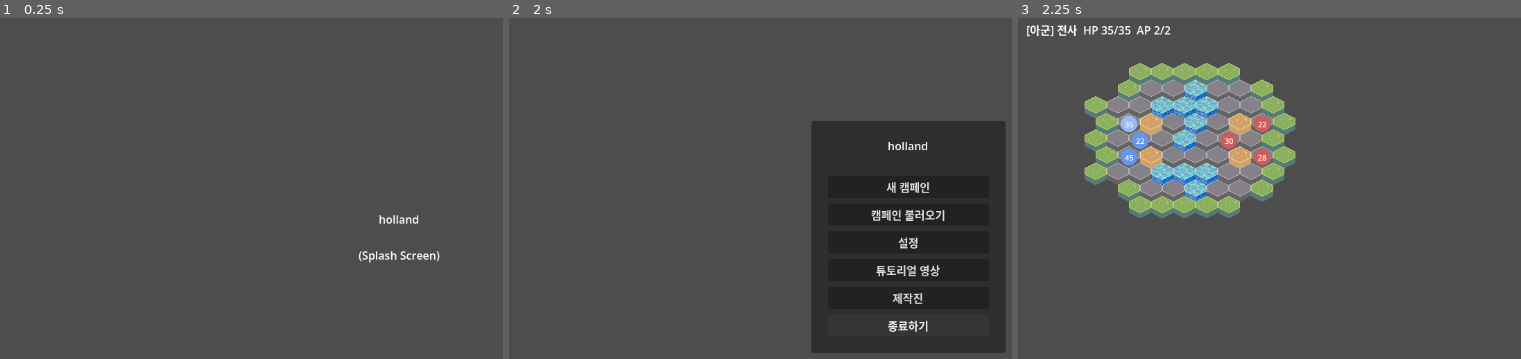
Above: before the commit, frames 1-3 (left to right).
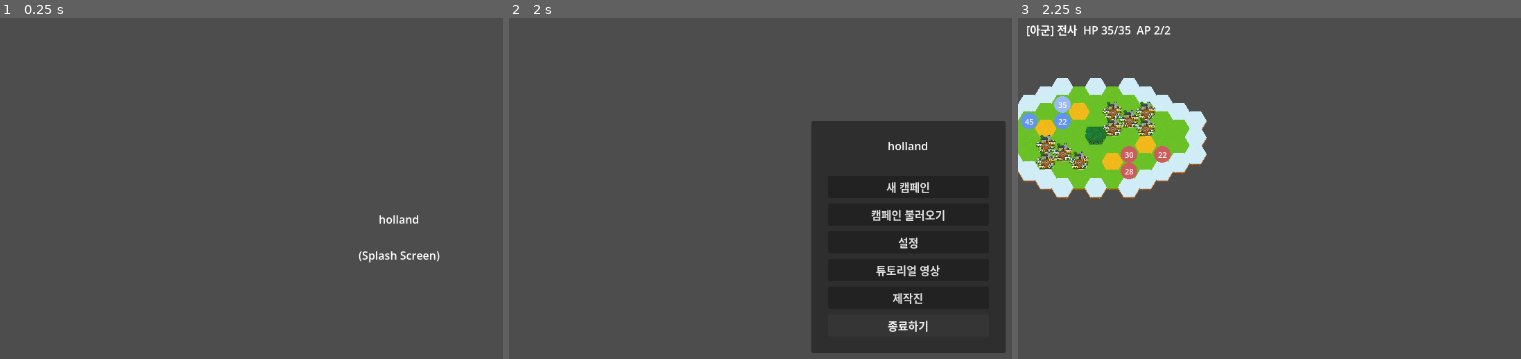
Above: after the commit, the same moments.

Repository: KwangSon/holland
Game: Godot game, scene res://src/main.tscn
The game is run twice, just before and just after one commit, with the same random seed, the same clock (stepped at 60 frames per second) and the same inputs.
Inputs (mouse positions are in pixels of both pictures, inside the frame that each line leads up to):
- Up to frame 1 (0.25 s): no input
- Up to frame 2 (2 s): tap Enter at 0.5 s; move the mouse to (outside the picture) at 0.52 s; hold Shift 0.53-1.25 s; click (outside the picture) at 0.67 s; tap Space at 1.25 s; drag from (750, 260) to (866, 328) at 1.27 s
- Up to frame 3 (2.25 s): click "새 캠페인" at 2 s

Frames 1-2 are identical in both runs. In frame 3, 19% of the frame differs, in the area x 0-56%, y 13-59%.

Commit message:
change tile

Diff:
--- /dev/null
+++ b/asset/hex_tile.tres
@@ -0,0 +1,64 @@
+[gd_resource type="TileSet" format=3 uid="uid://de51so76xgsuy"]
+
+[ext_resource type="Texture2D" uid="uid://caq51un5ge2km" path="res://asset/fantasyhextiles_v3.png" id="1_lgx7t"]
+
+[sub_resource type="TileSetAtlasSource" id="TileSetAtlasSource_1vo2x"]
+texture = ExtResource("1_lgx7t")
+margins = Vector2i(0, 16)
+separation = Vector2i(0, 16)
+texture_region_size = Vector2i(32, 32)
+0:0/0 = 0
+1:0/0 = 0
+2:0/0 = 0
+3:0/0 = 0
+4:0/0 = 0
+5:0/0 = 0
+6:0/0 = 0
+7:0/0 = 0
+0:1/0 = 0
+1:1/0 = 0
+2:1/0 = 0
+3:1/0 = 0
+4:1/0 = 0
+5:1/0 = 0
+6:1/0 = 0
+7:1/0 = 0
+0:2/0 = 0
+1:2/0 = 0
+2:2/0 = 0
+3:2/0 = 0
+4:2/0 = 0
+5:2/0 = 0
+6:2/0 = 0
+7:2/0 = 0
+0:3/0 = 0
+1:3/0 = 0
+2:3/0 = 0
+3:3/0 = 0
+4:3/0 = 0
+5:3/0 = 0
+6:3/0 = 0
+7:3/0 = 0
+0:4/0 = 0
+1:4/0 = 0
+2:4/0 = 0
+3:4/0 = 0
+4:4/0 = 0
+5:4/0 = 0
+6:4/0 = 0
+7:4/0 = 0
+0:5/0 = 0
+1:5/0 = 0
+2:5/0 = 0
+3:5/0 = 0
+4:5/0 = 0
+5:5/0 = 0
+6:5/0 = 0
+7:5/0 = 0
+
+[resource]
+tile_shape = 3
+tile_layout = 5
+tile_offset_axis = 1
+tile_size = Vector2i(32, 24)
+sources/0 = SubResource("TileSetAtlasSource_1vo2x")
--- a/src/combat/combat_board.gd
+++ b/src/combat/combat_board.gd
@@ -23,27 +23,28 @@
 	return _valid.has(cell) and not occupied.has(cell)
 
 
-## Returns all valid neighboring cells using odd-r offset coordinates
-## (pointy-top hexagons, odd rows shifted right — matches Godot's default hex TileMapLayer).
+## Returns all valid neighboring cells using odd-q offset coordinates
+## (flat-top hexagons, odd columns shifted down — matches Godot's hex TileMapLayer
+## with TILE_OFFSET_AXIS_VERTICAL / TILE_LAYOUT_DIAMOND_DOWN).
 func get_neighbors(cell: Vector2i) -> Array[Vector2i]:
 	var offsets: Array[Vector2i]
-	if cell.y % 2 == 0:
+	if cell.x % 2 == 0:
 		offsets = [
+			Vector2i(0, -1),
+			Vector2i(1, -1),
+			Vector2i(1, 0),
+			Vector2i(0, 1),
+			Vector2i(-1, 0),
 			Vector2i(-1, -1),
-			Vector2i(0, -1),
-			Vector2i(-1, 0),
-			Vector2i(1, 0),
-			Vector2i(-1, 1),
-			Vector2i(0, 1),
 		]
 	else:
 		offsets = [
 			Vector2i(0, -1),
-			Vector2i(1, -1),
+			Vector2i(1, 0),
+			Vector2i(1, 1),
+			Vector2i(0, 1),
+			Vector2i(-1, 1),
 			Vector2i(-1, 0),
-			Vector2i(1, 0),
-			Vector2i(0, 1),
-			Vector2i(1, 1),
 		]
 	var result: Array[Vector2i] = []
 	for offset: Vector2i in offsets:
@@ -94,9 +95,9 @@
 	occupied.erase(cell)
 
 
-## odd-r offset → cube coordinates. Required for correct hex_distance.
+## odd-q offset → cube coordinates. Required for correct hex_distance.
 func _to_cube(cell: Vector2i) -> Vector3i:
-	var offset: int = (cell.y - (cell.y & 1)) >> 1
-	var q: int = cell.x - offset
-	var r: int = cell.y
+	var offset: int = (cell.x - (cell.x & 1)) >> 1
+	var q: int = cell.x
+	var r: int = cell.y - offset
 	return Vector3i(q, r, -q - r)
--- a/src/screen/combat_screen.gd
+++ b/src/screen/combat_screen.gd
@@ -2,11 +2,11 @@
 
 enum InputPhase { IDLE, UNIT_SELECTED }
 
-const TILE_SET := preload("res://asset/new_tile_set.tres")
-const SOURCE_ID := 1
+const TILE_SET := preload("res://asset/hex_tile.tres")
+const SOURCE_ID := 0
 const EMPTY_TILE := -1
 const MAP_ORIGIN := Vector2(96, 72)
-## Drawing radius for hex highlights (slightly smaller than tile half-height).
+## Drawing radius for hex highlights (between tile inradius 12 and circumradius 16).
 const HEX_RADIUS := 14.0
 
 const TEST_MAP := [
@@ -260,7 +260,7 @@
 	var center := _cell_to_local(cell)
 	var pts := PackedVector2Array()
 	for i: int in 6:
-		var angle := deg_to_rad(60.0 * i - 30.0)
+		var angle := deg_to_rad(60.0 * i)
 		pts.append(center + Vector2(HEX_RADIUS * cos(angle), HEX_RADIUS * sin(angle)))
 	layer.draw_polygon(pts, PackedColorArray([color]))
 
--- a/test/unit/test_combat_board.gd
+++ b/test/unit/test_combat_board.gd
@@ -54,17 +54,17 @@
 	assert_eq(neighbors.size(), 6)
 
 
-func test_even_row_neighbors_correct() -> void:
+func test_even_col_neighbors_correct() -> void:
 	var board := _full_board()
 	var neighbors := board.get_neighbors(Vector2i(4, 2))
-	# even row offsets: (-1,-1),(0,-1),(-1,0),(1,0),(-1,1),(0,1)
+	# even col offsets: (0,-1),(+1,-1),(+1,0),(0,+1),(-1,0),(-1,-1)
 	var expected: Array[Vector2i] = [
+		Vector2i(4, 1),
+		Vector2i(5, 1),
+		Vector2i(5, 2),
+		Vector2i(4, 3),
+		Vector2i(3, 2),
 		Vector2i(3, 1),
-		Vector2i(4, 1),
-		Vector2i(3, 2),
-		Vector2i(5, 2),
-		Vector2i(3, 3),
-		Vector2i(4, 3),
 	]
 	for cell: Vector2i in expected:
 		assert_true(cell in neighbors, "expected neighbor %s missing" % cell)
@@ -75,17 +75,17 @@
 # ----------------------------------------------------------
 
 
-func test_odd_row_neighbors_correct() -> void:
+func test_odd_col_neighbors_correct() -> void:
 	var board := _full_board()
-	var neighbors := board.get_neighbors(Vector2i(4, 1))
-	# odd row offsets: (0,-1),(1,-1),(-1,0),(1,0),(0,1),(1,1)
+	var neighbors := board.get_neighbors(Vector2i(5, 2))
+	# odd col offsets: (0,-1),(+1,0),(+1,+1),(0,+1),(-1,+1),(-1,0)
 	var expected: Array[Vector2i] = [
-		Vector2i(4, 0),
-		Vector2i(5, 0),
-		Vector2i(3, 1),
 		Vector2i(5, 1),
+		Vector2i(6, 2),
+		Vector2i(6, 3),
+		Vector2i(5, 3),
+		Vector2i(4, 3),
 		Vector2i(4, 2),
-		Vector2i(5, 2),
 	]
 	for cell: Vector2i in expected:
 		assert_true(cell in neighbors, "expected neighbor %s missing" % cell)
@@ -141,12 +141,12 @@
 
 func test_occupied_cell_blocks_movement() -> void:
 	var board := _full_board()
-	# Block the only path from (4,2) by occupying all neighbors except (5,2).
+	# Block all flat-top neighbors of (4,2) except (5,2): (4,1),(5,1),(4,3),(3,2),(3,1).
+	board.set_occupied(Vector2i(4, 1), "x")
+	board.set_occupied(Vector2i(5, 1), "x")
+	board.set_occupied(Vector2i(4, 3), "x")
+	board.set_occupied(Vector2i(3, 2), "x")
 	board.set_occupied(Vector2i(3, 1), "x")
-	board.set_occupied(Vector2i(4, 1), "x")
-	board.set_occupied(Vector2i(3, 2), "x")
-	board.set_occupied(Vector2i(3, 3), "x")
-	board.set_occupied(Vector2i(4, 3), "x")
 	var reachable := board.get_reachable(Vector2i(4, 2), 1)
 	assert_eq(reachable.size(), 1)
 	assert_true(Vector2i(5, 2) in reachable)
Binary file added: asset/fantasyhextiles_v3.png
Not shown, added: asset/fantasyhextiles_v3.png.import
